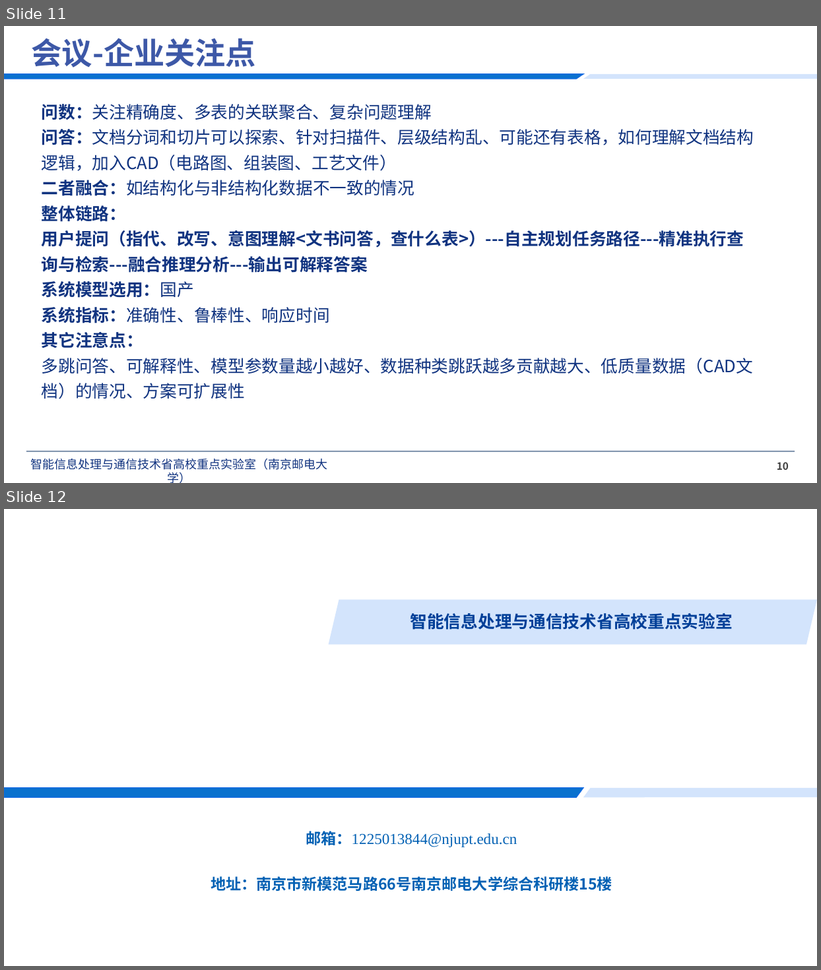
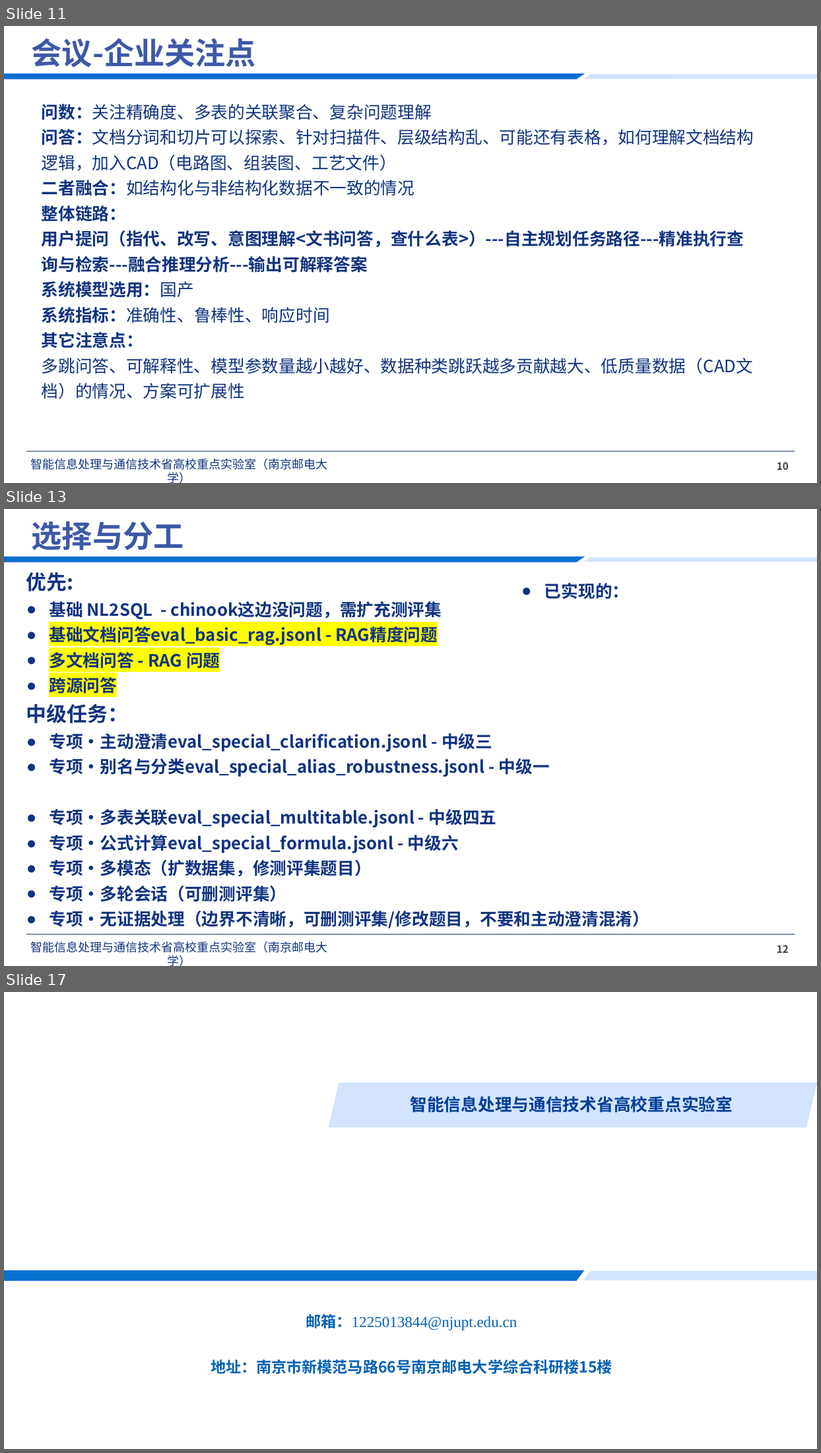
Before and after one commit to jiajia0820/chinook-business-agent, a slide deck: docs/reference/task8-analysis.pptx. Shown one above the other, each under a label of ours: slides 11 and 12 before the commit, slides 11, 13 and 17 after it; the slides between them are not shown. The pictures are 821x970 and 821x1453 pixels, drawn with LibreOffice and Linux fonts; fonts in the diff are those of the drawing; background and template pictures are left out. Boxes give left, top, right and bottom in pixels: in the first picture for what was removed or moved away, otherwise in the second. Text is boxed around its words. In the diff, an @@ line names an element or a change of style, - is before the commit and + after.

```diff
--- a/docs/reference/task8-analysis.pptx
+++ b/docs/reference/task8-analysis.pptx
@@ slide 13 added at (x1=4, y1=509, x2=817, y2=966), background #FFFFFF; not listed: 5 template elements that a slide beside it also shows @@
@@ title added at (x1=32, y1=521, x2=184, y2=551), 36 pt, text #3D58A7, bold @@
+选择与分工
@@ text added at (x1=26, y1=572, x2=649, y2=929), 20 pt, text #103380, bold @@
+优先:
+● 基础 NL2SQL - chinook这边没问题，需扩充测评集
+● 基础文档问答eval_basic_rag.jsonl - RAG精度问题
+● 多文档问答 - RAG 问题
+● 跨源问答
+中级任务：
+● 专项·主动澄清eval_special_clarification.jsonl - 中级三
+● 专项·别名与分类eval_special_alias_robustness.jsonl - 中级一
+● 专项·多表关联eval_special_multitable.jsonl - 中级四五
+● 专项·公式计算eval_special_formula.jsonl - 中级六
+● 专项·多模态（扩数据集，修测评集题目）
+● 专项·多轮会话（可删测评集）
+● 专项·无证据处理（边界不清晰，可删测评集/修改题目，不要和主动澄清混淆）
@@ text added at (x1=545, y1=583, x2=630, y2=599), 20 pt, text #103380, bold @@
+● 已实现的：
@@ what was slide 12 is now slide 17 @@
```
Also in this commit, not shown: 4 other slides added.
